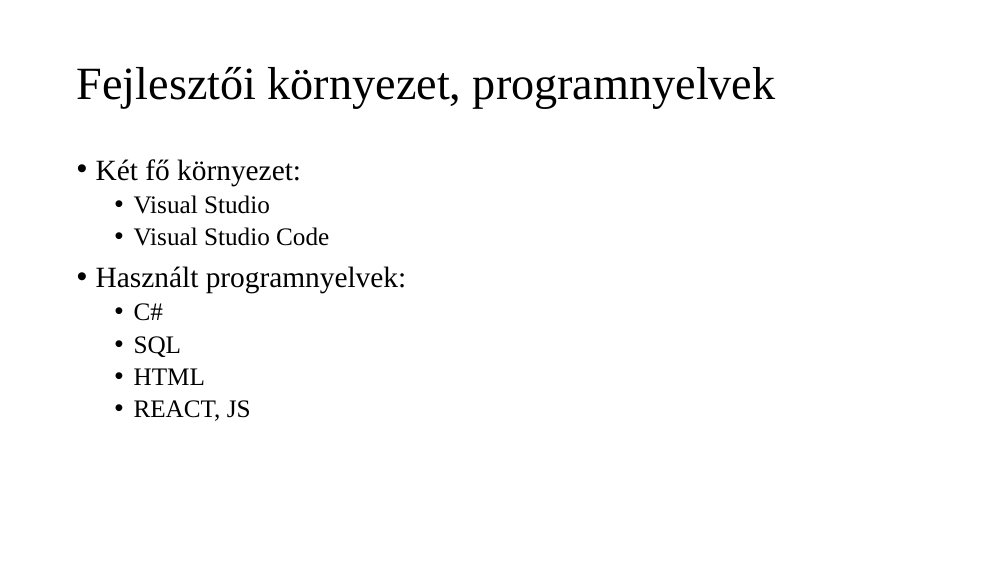
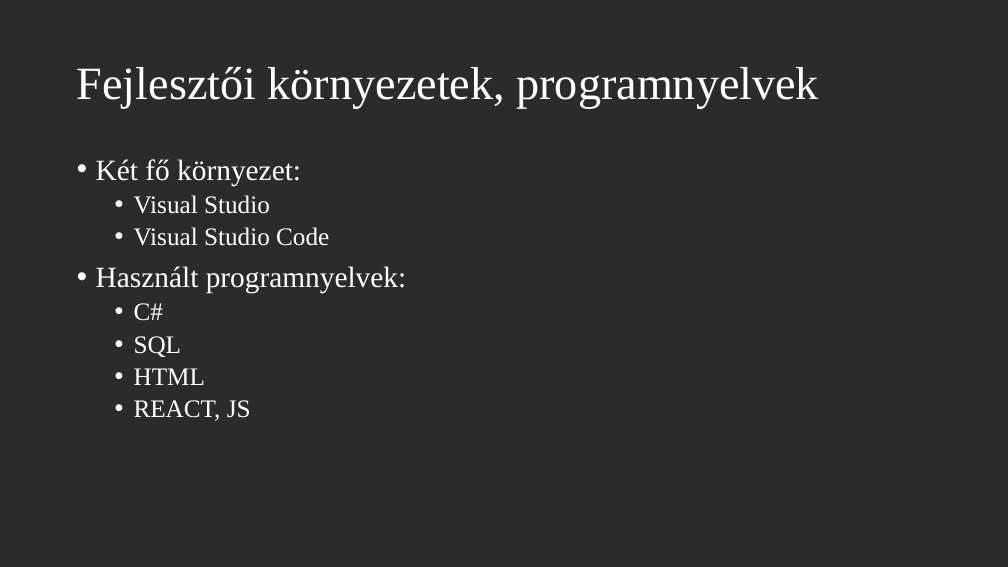
Before and after one commit to zsolti6/Erettsegizzunk, a slide deck: slide 4 of erettsegizzunk.pptx. Drawn at 1008x567 pixels with LibreOffice and Linux fonts; fonts in the diff are those of the drawing; background and template pictures are left out; a plain dark background stands for a picture behind light text. Boxes give left, top, right and bottom in pixels: in the first picture for what was removed or moved away, otherwise in the second. Text is boxed around its words. In the diff, an @@ line names an element or a change of style, - is before the commit and + after.

```diff
--- a/erettsegizzunk.pptx
+++ b/erettsegizzunk.pptx
@@ background #FFFFFF to picture (left out) @@
@@ title at [77,67,819,109]: text changed; text colour #000000 to #FFFFFF @@
-Fejlesztői környezet, programnyelvek
+Fejlesztői környezetek, programnyelvek
@@ text "Két fő környezet:" at [96,159,406,421]: text colour #000000 to #FFFFFF @@
```
Also in this commit, not shown: 7 other slides changed, 9 slides added, 1 other file.
